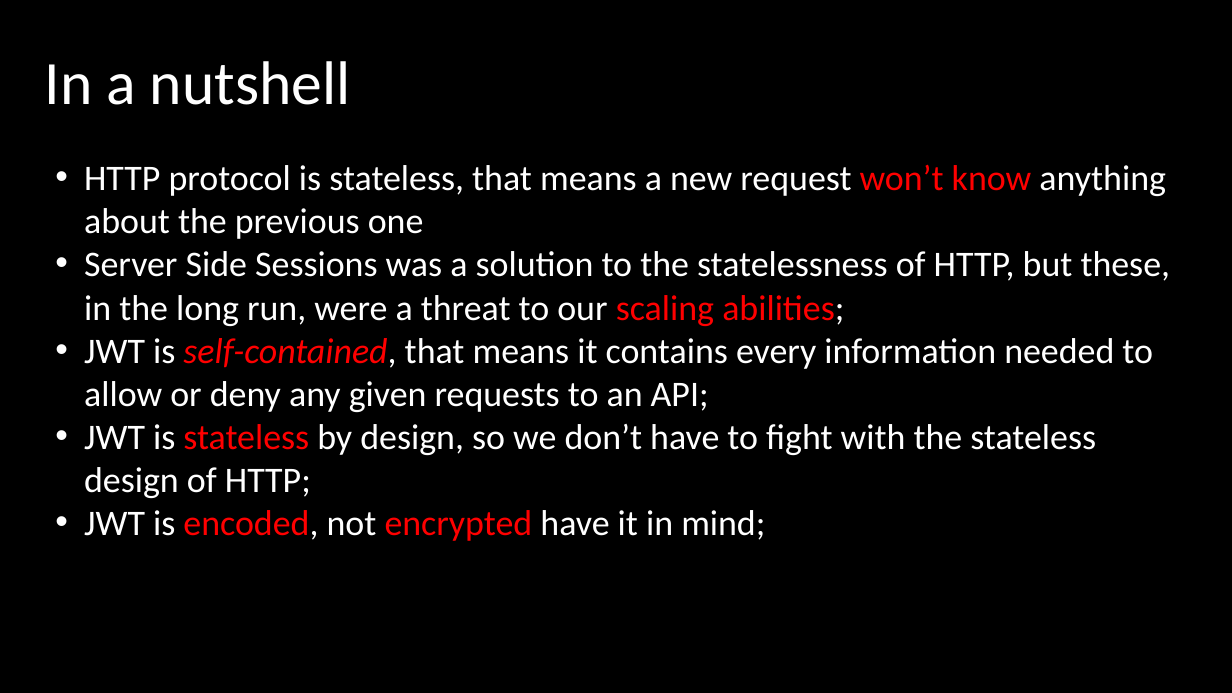
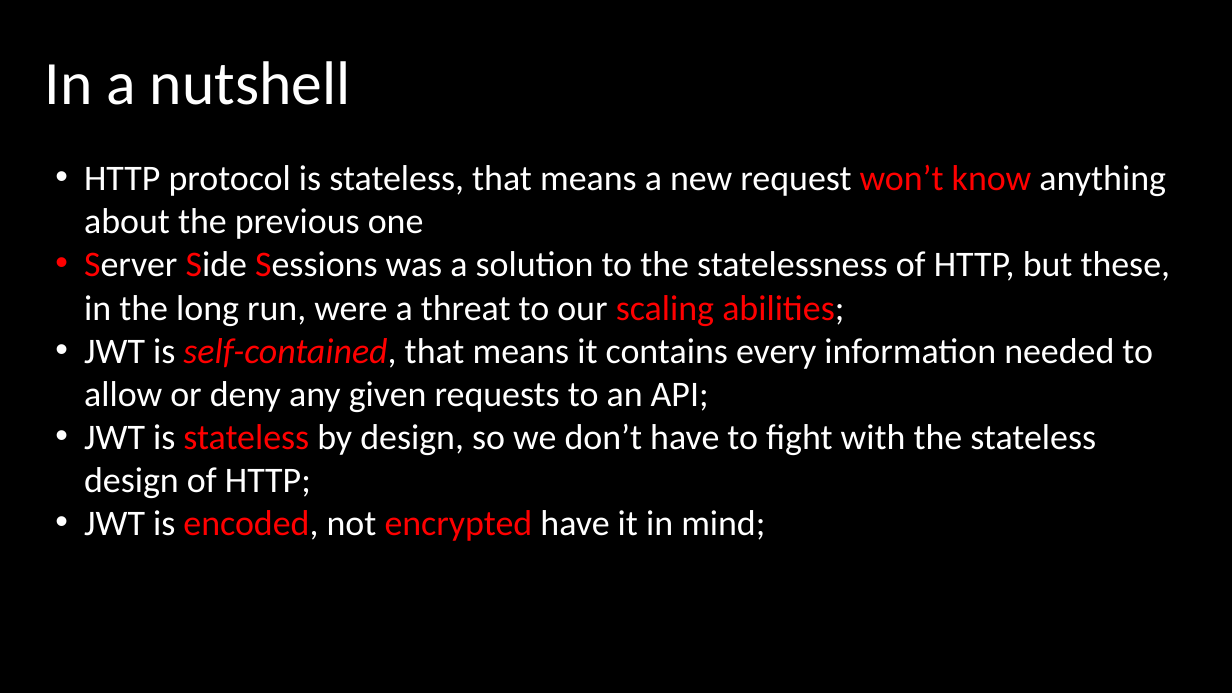
Before and after one commit to asafnaory/nestjs-course, a slide deck: slide 20 of presentations/lecture_jwt.pptx (slide 18 before the commit). Drawn at 1232x693 pixels with LibreOffice and Linux fonts; fonts in the diff are those of the drawing. Boxes give left, top, right and bottom in pixels: in the first picture for what was removed or moved away, otherwise in the second. Text is boxed around its words. In the diff, an @@ line names an element or a change of style, - is before the commit and + after.

```diff
--- a/presentations/lecture_jwt.pptx
+++ b/presentations/lecture_jwt.pptx
@@ text at [84,251,1171,326]: text colour #FFFFFF to #FF0000 in "Server Side Sessions" @@
```
Also in this commit, not shown: 6 other slides changed, 3 slides added, 9 other files.
